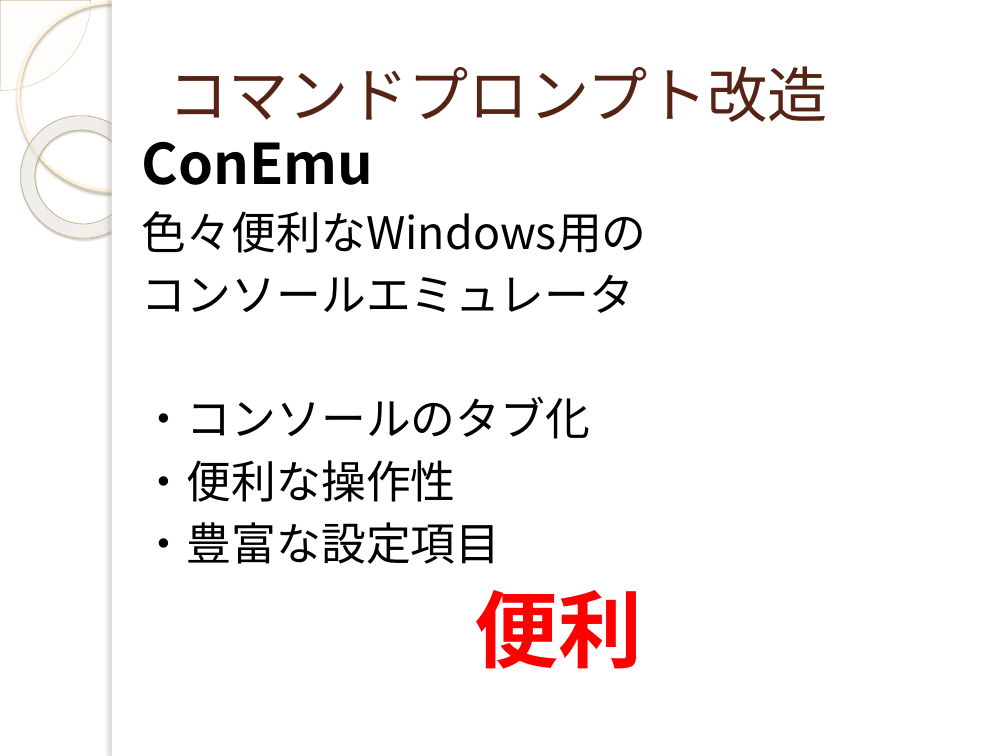
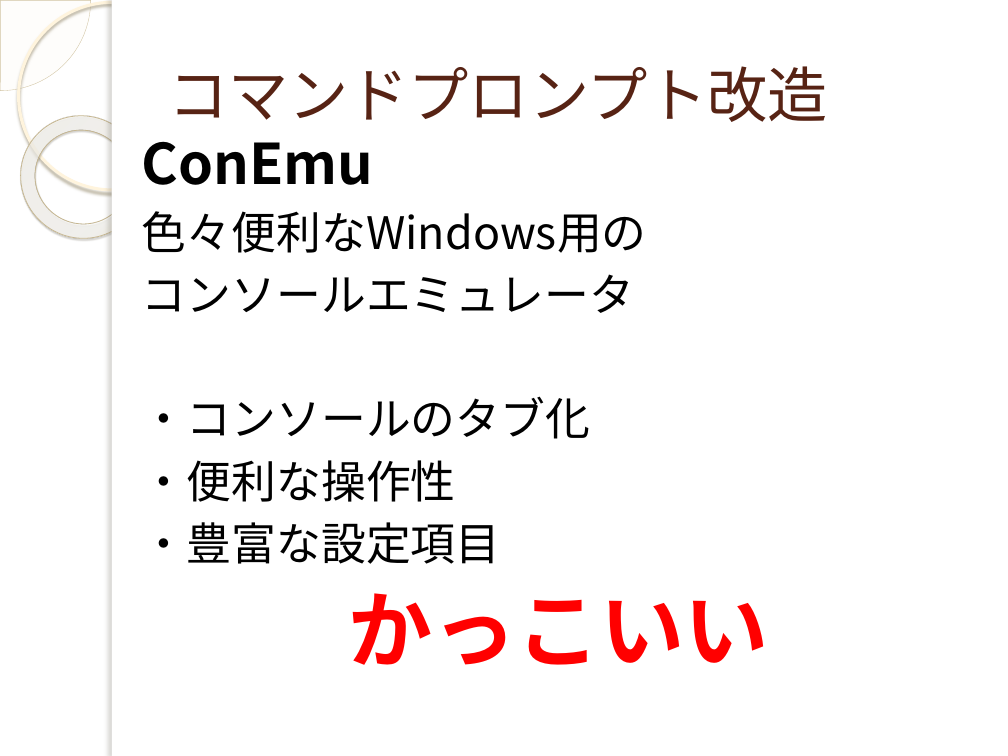
Before and after one commit to yuridonus/FEstudy, a slide deck: slide 8 of vimmer.pptx. Drawn at 1008x756 pixels with LibreOffice and Linux fonts; fonts in the diff are those of the drawing; background and template pictures are left out. Boxes give left, top, right and bottom in pixels: in the first picture for what was removed or moved away, otherwise in the second. Text is boxed around its words. In the diff, an @@ line names an element or a change of style, - is before the commit and + after.

```diff
--- a/vimmer.pptx
+++ b/vimmer.pptx
@@ text at (x1=348, y1=593, x2=768, y2=665): text changed @@
-便利
+かっこいい
```
Also in this commit, not shown: 1 other slide changed, 9 slides added, 2 other files.
